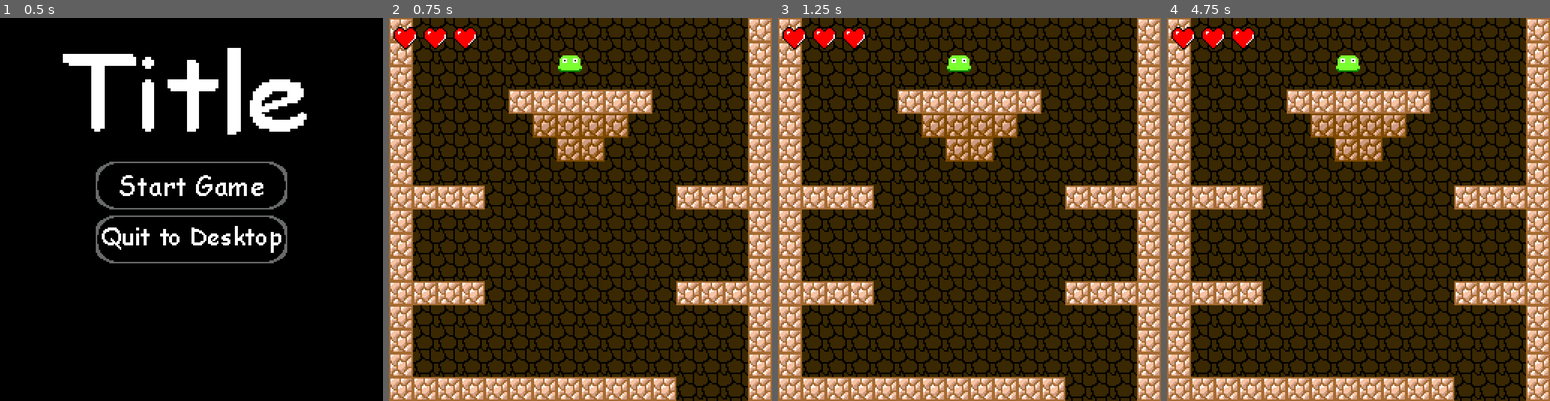
Above: before the commit, frames 1-4 (left to right).
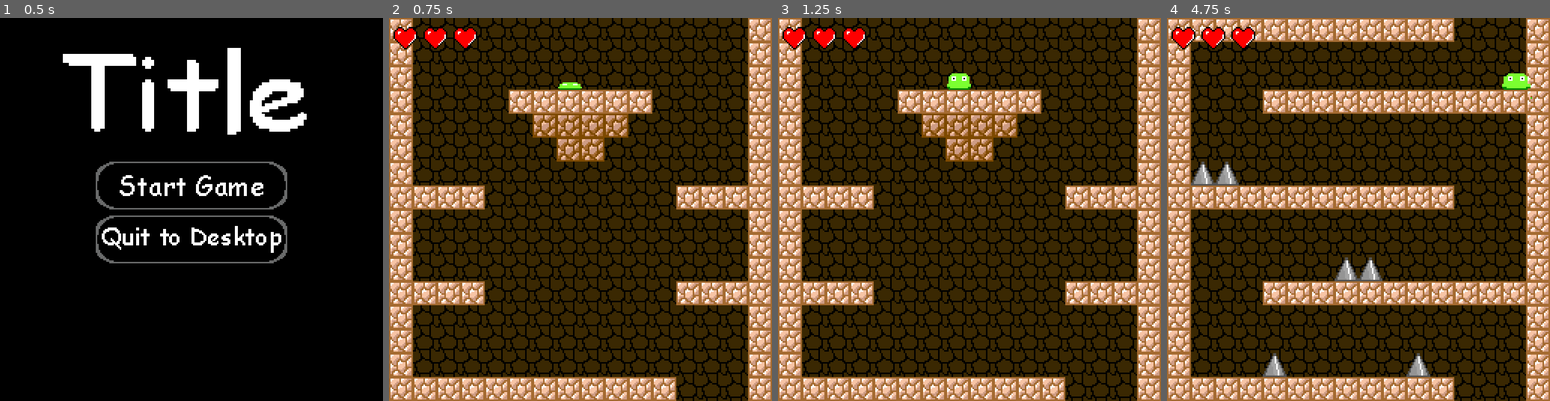
Above: after the commit, the same moments.

Repository: emmetl913/RageJumper
Game: Godot game, scene res://menus/MainMenu.tscn
Two runs of this game, one before a commit and one after it. Both use one fixed random seed, a clock stepped at 60 frames per second and the inputs below.
Inputs (mouse positions are in pixels of both pictures, inside the frame that each line leads up to):
- Up to frame 1 (0.5 s): no input
- Up to frame 2 (0.75 s): click (580, 186) at 0.5 s
- Up to frame 3 (1.25 s): no input
- Up to frame 4 (4.75 s): tap Enter at 1.25 s; hold Space (jump) 1.28-2.03 s; hold D (move_right) 1.28-2.78 s; tap Space (jump) at 2.1, 2.27, 2.57, 3.6, 3.77, 4.07 s; hold A (move_left) 2.78-3.53 s; hold Space (jump) 2.78-3.53 s; hold D (move_right) from 3.53 s (still down); hold Space (jump) from 4.28 s (still down)

Frame 1 is identical in both runs. In frame 2, 0.3% of the frame differs, in the area x 44-51%, y 9-19%; in frame 3, 0.5%; in frame 4, 19%, in the area x 6-96%, y 0-94%.
Error before the commit: Parse Error: Identifier "can_jump" not declared in the current scope. (res://player/PlayerMovement.gd:35)

Commit message:
fixed for shmemmet

Diff:
--- a/player/Player.tscn
+++ b/player/Player.tscn
@@ -115,6 +115,7 @@
 z_index = 2
 texture_filter = 1
 position = Vector2(0, 10.1444)
+scale = Vector2(1, 0.3)
 texture = ExtResource("2_r485j")
 centered = false
 offset = Vector2(-8, -16.035)
@@ -159,15 +160,14 @@
 "": SubResource("AnimationLibrary_opo0d")
 }
 
-[connection signal="timeout" from="HurtCooldown" to="." method="_on_hurt_cooldown_timeout"]
-[connection signal="timeout" from="DeathTimer" to="." method="_on_death_timer_timeout"]
 [node name="Hat!" type="Sprite2D" parent="."]
 visible = false
 z_index = 4
 texture_filter = 1
 position = Vector2(0, -1.01444)
-scale = Vector2(1, 1)
 texture = ExtResource("5_swuni")
 script = ExtResource("6_iddn5")
 
+[connection signal="timeout" from="HurtCooldown" to="." method="_on_hurt_cooldown_timeout"]
+[connection signal="timeout" from="DeathTimer" to="." method="_on_death_timer_timeout"]
 [connection signal="timeout" from="CoyoteTimer" to="." method="_on_coyote_timer_timeout"]
--- a/player/PlayerMovement.gd
+++ b/player/PlayerMovement.gd
@@ -1,6 +1,12 @@
 extends CharacterBody2D
 
 var can_recieve : bool = true
+var coyote_time = 0.1
+var can_jump = false
+
+var can_animate_enter_air = false
+var can_animate_charge_jump = false
+var can_animate_land_jump = false
 
 @export var health = 6
 @export var speed = 300
@@ -10,6 +16,7 @@
 @export var gravity = 1000
 @export_range(0.0, 1.0) var friction = 0.1
 @export_range(0.0 , 1.0) var acceleration = 0.25
+@export var air_rotation_speed= 30
 
 @onready var jumpBar = $BackgroundChargeBar/JumpHeightIndicator
 var jumpSpeedStart = jump_speed
@@ -52,12 +59,28 @@
 	if Input.is_action_pressed("jump") and can_jump:
 		jump_speed -= jump_scaler * delta
 		scaleJumpBar()
-	if Input.is_action_just_released("jump") and is_on_floor():
+		if can_animate_charge_jump:
+			$AnimationPlayer.play("onJump")
+			can_animate_charge_jump = false
+
+
+	if Input.is_action_just_released("jump") and can_jump:
 		if jump_speed < jump_max_speed:
 			jump_speed = jump_max_speed
+		#ACTUALLY JUMP
 		velocity.y = jump_speed
 		jump_speed = -200
 		resetJumpBar()
+		can_animate_land_jump = true
+		can_animate_enter_air = true
+
+	if can_animate_enter_air:
+		$AnimationPlayer.play("inAir")
+		can_animate_enter_air = false
+
+	if !can_jump:
+		resetJumpBar()
+
 	detect_collision()
 
 func delete_duplicate_collisions(collisions: Array):
@@ -99,4 +122,10 @@
 	if jumpBar.scale.y > 1.0:
 		jumpBar.scale.y = 1.0
 func resetJumpBar():
+	$BackgroundChargeBar.visible = false
 	jumpBar.scale.y = 0.0
+	jump_speed = -200
+
+
+func _on_coyote_timer_timeout():
+	can_jump = false
Not shown: 1 places in player/Player.tscn that only renumber resources
Not shown, added: worlds/maiEBB5.tmp
